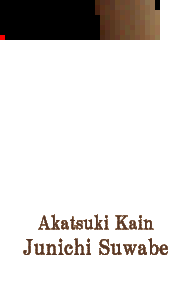
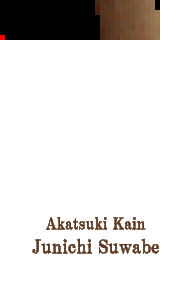
Layered file, before and after one edit (w=192, h=296). Changes by layer:
painted on "Akatsuki Kain Junichi Suwabe" over [23, 214, 168, 255]
